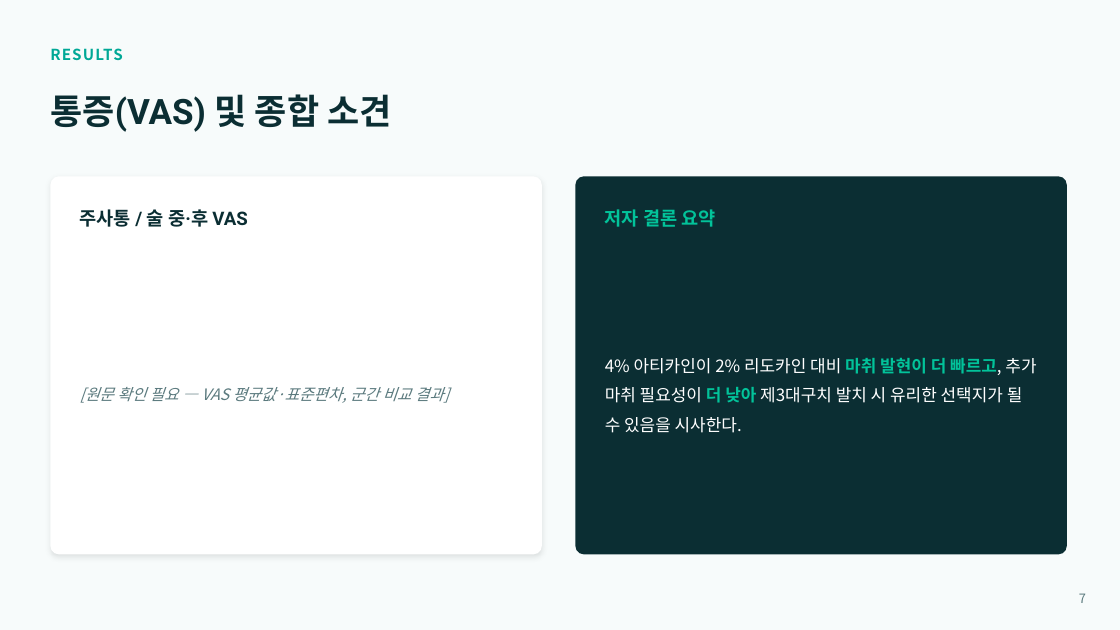
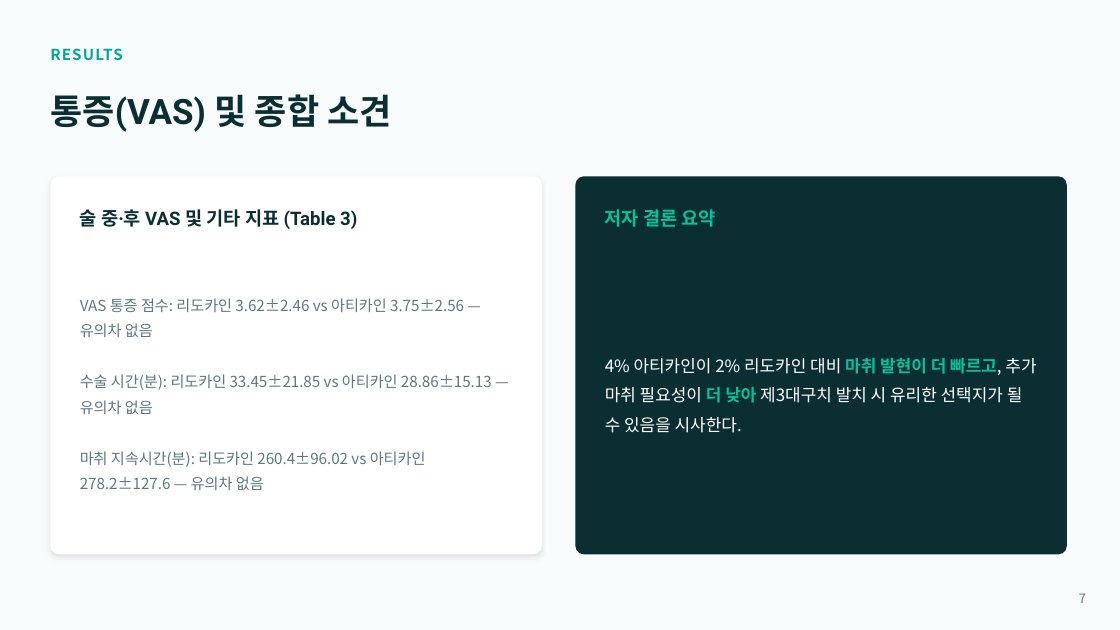
Before and after one commit to yojokem/-, a slide deck: slide 7 of 치과약리학실험2-논문발표/치과약리학실험2_논문발표.pptx. Drawn at 1120x630 pixels with LibreOffice and Linux fonts; fonts in the diff are those of the drawing. Boxes give left, top, right and bottom in pixels: in the first picture for what was removed or moved away, otherwise in the second. Text is boxed around its words. In the diff, an @@ line names an element or a change of style, - is before the commit and + after.

```diff
--- a/치과약리학실험2-논문발표/치과약리학실험2_논문발표.pptx
+++ b/치과약리학실험2-논문발표/치과약리학실험2_논문발표.pptx
@@ text at [80,209,357,229]: text changed @@
-주사통 / 술 중·후 VAS
+술 중·후 VAS 및 기타 지표 (Table 3)
@@ text at [80,298,492,490]: text changed; size 13.5 to 13 pt; italic off @@
-[원문 확인 필요 — VAS 평균값·표준편차, 군간 비교 결과]
+VAS 통증 점수: 리도카인 3.62±2.46 vs 아티카인 3.75±2.56 — 유의차 없음
+수술 시간(분): 리도카인 33.45±21.85 vs 아티카인 28.86±15.13 — 유의차 없음
+마취 지속시간(분): 리도카인 260.4±96.02 vs 아티카인 278.2±127.6 — 유의차 없음
```
Also in this commit, not shown: 3 other slides changed, 4 other files.
